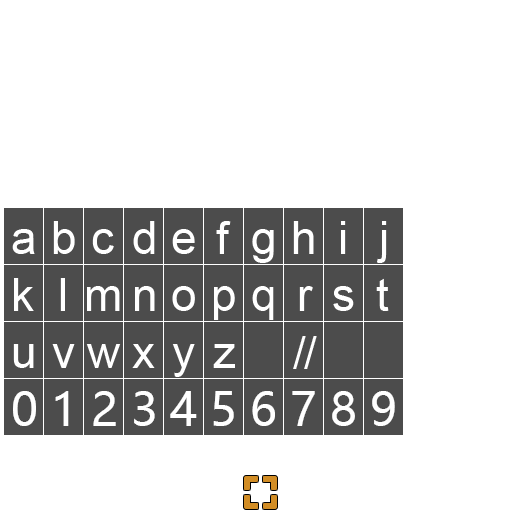
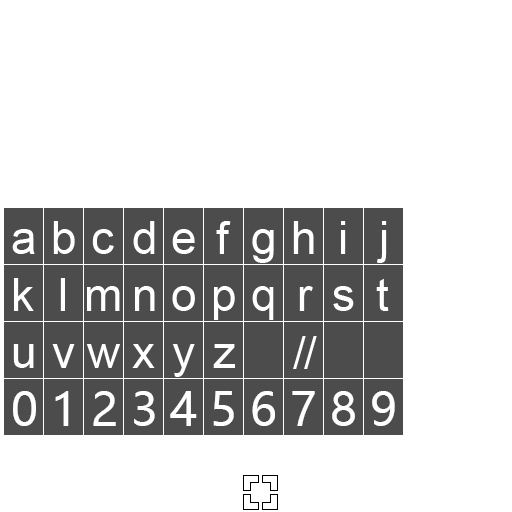
Two versions of the same layered image (512×512). Layer-by-layer changes:
painted on "Selection Rect" over (x1=243, y1=475, x2=278, y2=510)
